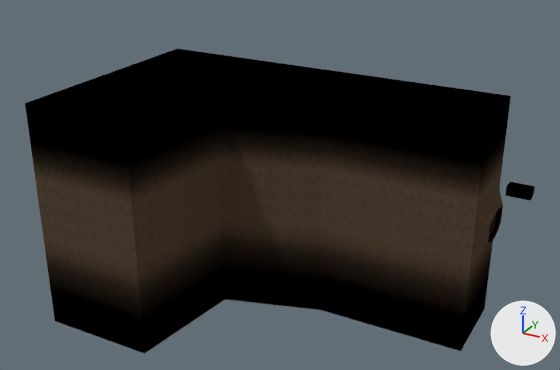
An edit to the Blender file Assets/World/C8L1/raw/C8L1.blend, drawn before and after from the same camera.
The view is the same before and after, from a camera (50 mm lens) standing at (28.4, -148.3, 79.5) and looking at (-52.0, -2.0, 6.4). The axes (+X, +Y, +Z) are drawn at lower right. The lights are the same throughout.

The older version as bpy lines, for what is in view:
```python
me_cube_001 = bpy.data.meshes.new('Cube.001')
me_cube_001.from_pydata(...)  # 90 vertices, 83 faces; spans x -46.0..4.0, y 1.0..84.0, z -16.0..33.7
# faces by material slot: [76, 7]
me_cube_001.materials.append(mat_uv_cavewall)
me_cube_001.materials.append(mat_ef_black)
me_cube_003 = bpy.data.meshes.new('Cube.003')
me_cube_003.from_pydata(...)  # 24 vertices, 17 faces; spans x -14.0..4.0, y 1.0..35.0, z 0.0..13.7
me_cube_003.materials.append(mat_ef_black)
ob_room1 = bpy.data.objects.new('Room1', me_cube_001)
ob_room1.location = (0.0, 0.0, 0.0)
ob_room1.rotation_euler = (0.0, 0.0, 1.571)  # degrees (0, 0, 90)
ob_room1_001 = bpy.data.objects.new('Room1.001', me_cube_003)
ob_room1_001.location = (1.3, 22.2, 5.3)
ob_room1_001.rotation_euler = (0.0, 0.0, 1.571)  # degrees (0, 0, 90)
ob_room1_001.scale = (0.171, 0.171, 0.171)
```
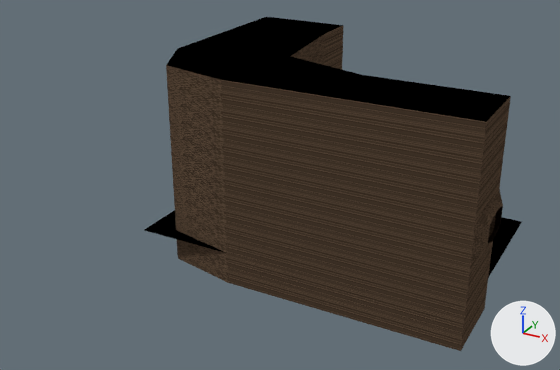
Where the newer file only moved an object's origin or applied its transform, the numbers keep the older frame.

Edits to the bpy script that builds the scene:
```text
Add mat_tri_cavewall:
    mat_tri_cavewall = bpy.data.materials.new('tri_cavewall')
    # colours: black #000000, grey #898989, white #ffffff, beige #ac8d72
    # uses the picture img_tx_rock_png
Change me_cube_001:
    used by ob_room1; location = (0.0, 0.0, 0.0); rotation_euler = (0.0, 0.0, 1.571), in degrees (0, 0, 90)
    remove me_cube_001.from_pydata(...)  # 90 vertices, 83 faces; spans x -46.0..4.0, y 1.0..84.0, z -16.0..33.7
    remove me_cube_001.materials.append(mat_uv_cavewall)
    add me_cube_001.from_pydata(...)  # 54 vertices, 54 faces; spans x -14.0..56.0, y 1.0..84.0, z -16.0..33.7
    me_cube_001 part 1
    56 vertices are removed from x -46.0..4.0, y 3.0..84.0, z -16.0..33.7
    65 faces are deleted
    11 vertices are added at x -10.1..56.0, y 56.2..77.0, z -16.0..33.7
    9 new vertices lie (0.0, 24.5, 0.0) away from vertices in x -14.0..56.0, y 35.0..59.5, z -16.0..33.7
    27 new faces join them, mat_tri_cavewall
    9 new faces join them, mat_ef_black
    me_cube_001 part 2: 1 face spanning x -14.0..4.0, y 3.0..35.0, z 33.7 switches from mat_uv_cavewall to mat_ef_black
    add me_cube_001.materials.append(mat_tri_cavewall)
Add me_cube_002:
    me_cube_002.from_pydata(...)  # 4 vertices, 1 face; spans x -14.0..36.0, y 3.0..84.0, z -8.0
    me_cube_002.materials.append(mat_ef_black)
Remove ob_room1_001:
    ob_room1_001 = bpy.data.objects.new('Room1.001', me_cube_003)
    ob_room1_001.location = (1.3, 22.2, 5.3)
    ob_room1_001.rotation_euler = (0.0, 0.0, 1.571)  # degrees (0, 0, 90)
    ob_room1_001.scale = (0.171, 0.171, 0.171)
Add ob_room1_killtrigger:
    ob_room1_killtrigger = bpy.data.objects.new('Room1_KillTrigger', me_cube_002)
    ob_room1_killtrigger.location = (0.0, 0.0, 0.0)
    ob_room1_killtrigger.rotation_euler = (0.0, 0.0, 1.571)  # degrees (0, 0, 90)
```

Where the change shows, as pixel boxes [x1, y1, x2, y2] in the pictures (560 x 370 px):
'Room1', reshaped (29% narrower, 9% taller): before [25, 49, 511, 354]; after [166, 17, 511, 351]
'Room1_KillTrigger', added: after [145, 210, 522, 278]
'Room1.001', deleted: before [505, 182, 535, 200]
part 1 of me_cube_001, cut back: before [25, 49, 511, 354]; after [166, 17, 511, 351]
part 2 of me_cube_001, recoloured: [326, 75, 510, 122] in both
